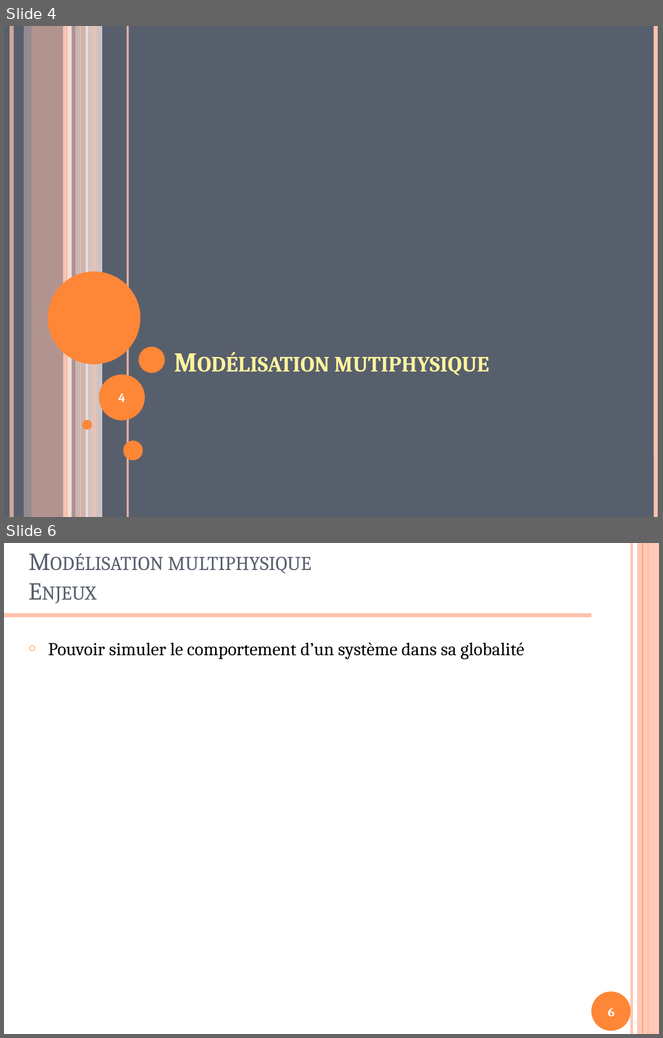
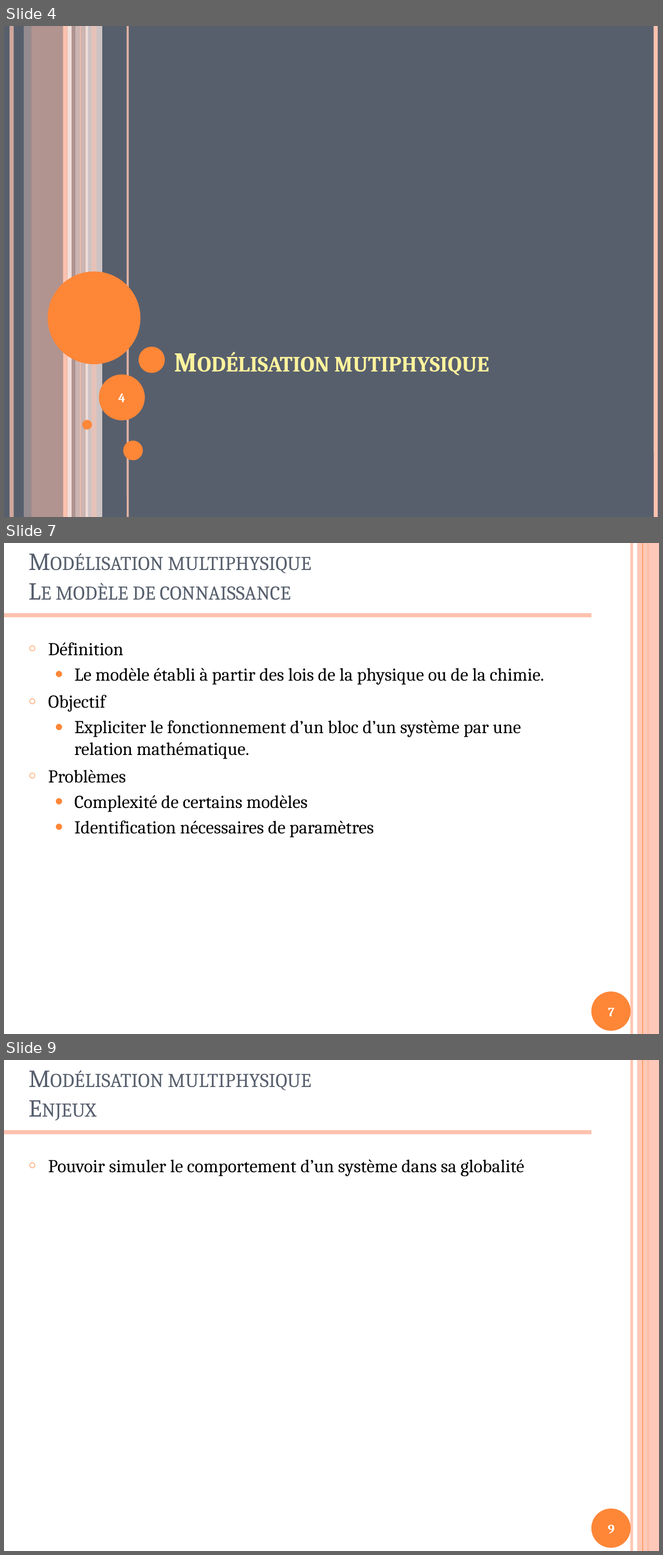
Before and after one commit to xpessoles/Formations, a slide deck: ModelisationMultiphysique/ModelisationMultiphysique.pptx. Shown one above the other, each under a label of ours: slides 4 and 6 before the commit, slides 4, 7 and 9 after it; the slides between them are not shown. The pictures are 663x1038 and 663x1555 pixels, drawn with LibreOffice and Linux fonts; fonts in the diff are those of the drawing. Boxes give left, top, right and bottom in pixels: in the first picture for what was removed or moved away, otherwise in the second. Text is boxed around its words. In the diff, an @@ line names an element or a change of style, - is before the commit and + after.

Commit message:
Ajout du modèle de connaissance (MCC)

```diff
--- a/ModelisationMultiphysique/ModelisationMultiphysique.pptx
+++ b/ModelisationMultiphysique/ModelisationMultiphysique.pptx
@@ slide 7 added at <box>4,543,659,1034</box>, background #FFFFFF; not listed: 6 template elements that a slide beside it also shows @@
@@ title added at <box>55,557,311,600</box>, 27 pt, text #575F6D, small capitals @@
+Modélisation multiphysique
+Le modèle de connaissance
@@ text added at <box>48,642,544,838</box>, 20 pt, text #000000 @@
+○ Définition
+  ● Le modèle établi à partir des lois de la physique ou de la chimie.
+○ Objectif
+  ● Expliciter le fonctionnement d’un bloc d’un système par une relation mathématique.
+○ Problèmes
+  ● Complexité de certains modèles
+  ● Identification nécessaires de paramètres
@@ page number added at <box>608,1008,614,1017</box>, 14 pt, text #FFFFFF, bold @@
+7
@@ what was slide 6 is now slide 9 @@
@@ page number at <box>608,1525,615,1534</box>: text changed @@
-6
+9
```
Also in this commit, not shown: 2 slides changed, 3 other slides added, 1 other file.
